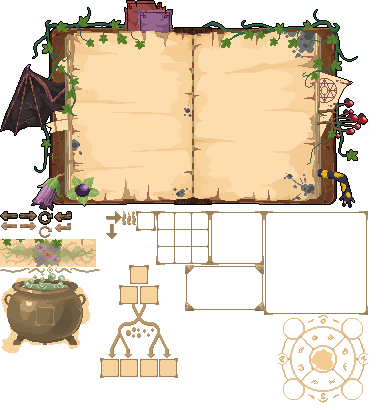
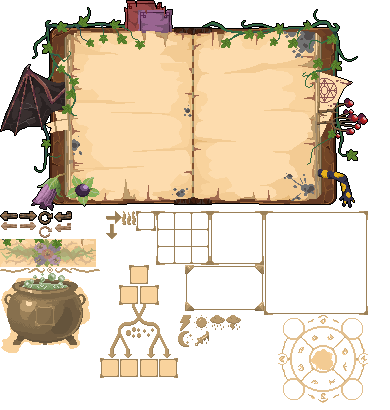
Comparing the layer stacks of the two 390×410 images. Changes:
painted on "art_of_witchcraft.png" over [178,315,241,347]
